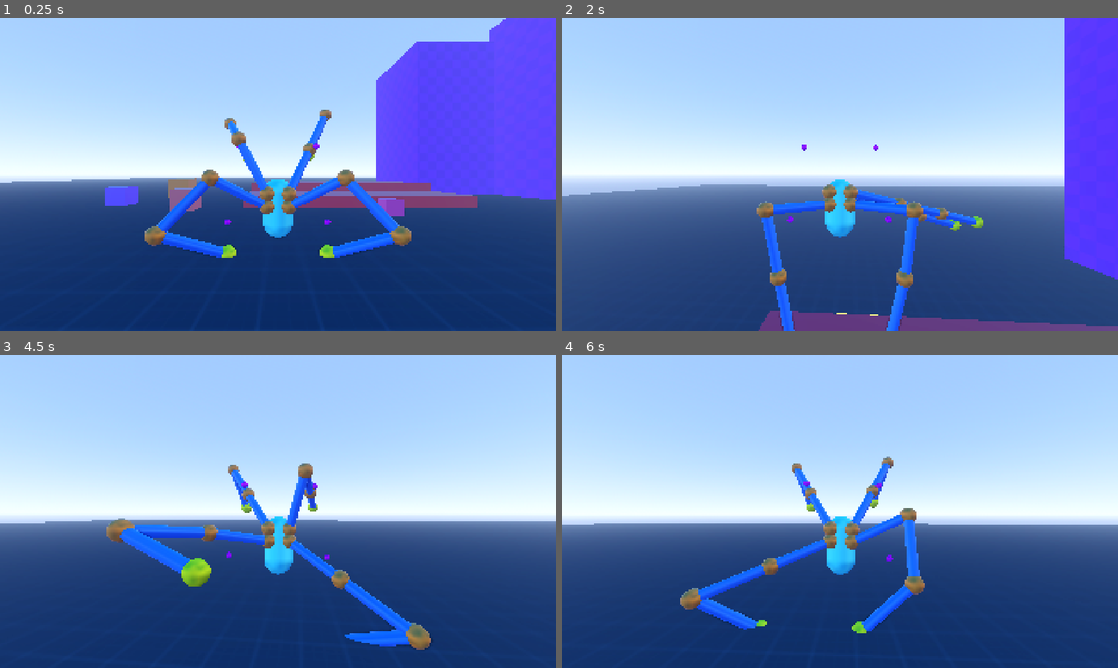
Above: before the commit, frames 1-4 (two rows, left to right).
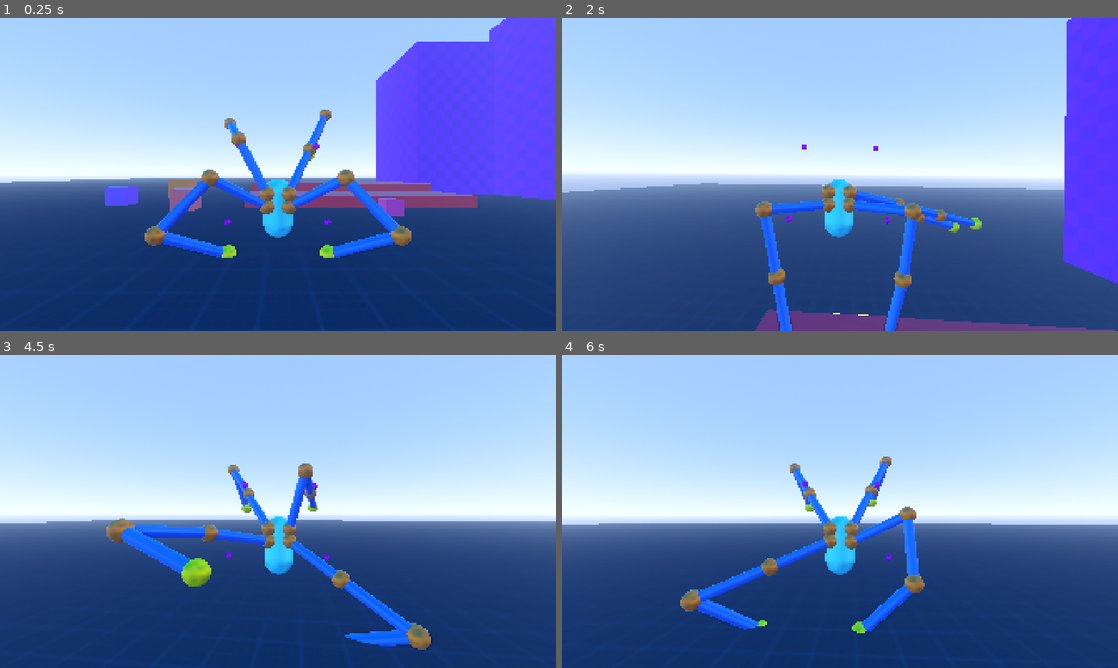
Above: after the commit, the same moments.

Repository: lliamsymonds04/doc-oc
Game: Godot game, scene res://main.tscn
Same seed, same stepped clock (60 frames per second), same inputs: the game is played once before the commit and once after it.
Inputs (mouse positions are in pixels of both pictures, inside the frame that each line leads up to):
- Up to frame 1 (0.25 s): no input
- Up to frame 2 (2 s): move the mouse to (867, 174) at 0.52 s; hold W (forward) from 0.53 s (still down); tap Space (jump) at 0.77, 1.52 s; move the mouse to (812, 174) at 1.27 s
- Up to frame 3 (4.5 s): keep holding W (forward); move the mouse to (289, 505) at 2.02 s; move the mouse to (272, 517) at 2.77 s; tap Space (jump) at 3.02, 3.77 s; move the mouse to (316, 514) at 3.52 s; move the mouse to (233, 508) at 4.27 s
- Up to frame 4 (6 s): tap Space (jump) at 4.52 s; move the mouse to (845, 511) at 5.02 s; move the mouse to (817, 505) at 5.77 s; release W (forward) at 5.78 s; hold D (right) from 5.78 s (still down)

The runs differ from the first frame. In frame 1, less than 0.1% of the frame differs, in the area x 12-78%, y 51-74%; in frame 2, 2.3%, in the area x 0-100%, y 0-100%; in frame 3, 0.1%; in frame 4, 0.9%.

Commit message:
feat: trauma to camera controller

Diff:
--- a/systems/player/camera_controller.gd
+++ b/systems/player/camera_controller.gd
@@ -2,10 +2,32 @@
 class_name CameraController
 
 @export var sensitivity: float = 0.02
+@export var max_trauma_offset: float = 0.05
+@export var max_trauma_roll: float = 1.4
+
+@onready var cam: Camera3D = $CameraShakePivot/Camera3D
+
+var trauma: float = 0.0
 
 func _ready() -> void:
 	Input.mouse_mode = Input.MOUSE_MODE_CAPTURED
 
+func add_trauma(amount: float) -> void:
+	trauma = min(trauma + amount, 1.0)
+
+func _process(dt: float) -> void:
+	if trauma > 0:
+		trauma = max(trauma-dt*2.5, 0.0)
+		var shake = trauma * trauma
+		cam.position = Vector3(
+			randf_range(-1,1) * max_trauma_offset * shake,
+			randf_range(-1,1) * max_trauma_offset * shake,
+			0
+		)
+		cam.rotation_degrees.z = randf_range(-1,1) * max_trauma_roll * shake
+	else:
+		cam.position = Vector3.ZERO
+		cam.rotation_degrees.z = 0
 
 # Called every frame. 'delta' is the elapsed time since the previous frame.
 func _input(event: InputEvent) -> void:
--- a/systems/player/player.tscn
+++ b/systems/player/player.tscn
@@ -42,7 +42,9 @@
 script = ExtResource("1_2anqx")
 sensitivity = 0.04
 
-[node name="Camera3D" type="Camera3D" parent="CameraController" unique_id=1441241849]
+[node name="CameraShakePivot" type="Node3D" parent="CameraController"]
+
+[node name="Camera3D" type="Camera3D" parent="CameraController/CameraShakePivot" unique_id=1441241849]
 
 [node name="TiltPivot" type="Node3D" parent="." unique_id=566898379]
 
--- a/systems/player/player_controller.gd
+++ b/systems/player/player_controller.gd
@@ -7,7 +7,6 @@
 @export var arm_mounts: Array[ArmMount] = []
 @export var leg_mounts: Array[ArmMount] = []
 @export var raycast_config: ArmRaycastConfig
-@export var step_vfx: PackedScene
 
 @export_category("Hover")
 @export var hover_speed = 3.0
@@ -39,6 +38,10 @@
 @export var max_jump_hold_time = 0.6
 @export var min_jump_charge = 0.5
 
+@export_category("visuals")
+@export var step_vfx: PackedScene
+@export var step_trauma: float = 0.3
+
 @onready var arms: Array[BasicArm] = []
 @onready var tilt_pivot: Node3D = $TiltPivot
 @onready var Bean: Node3D = $TiltPivot/Bean
@@ -59,6 +62,10 @@
 		mount.raycast_config = raycast_config
 		var arm = mount.init(step_vfx)
 		arms.append(arm)
+
+		mount.arm.step_landed.connect(func(_pos, _normal):
+			camera_controller.add_trauma(0.3)
+		)
 
 	mount_prober = MountProber.new()
 	mount_prober.init(self)
--- a/systems/player/states/air_state.gd
+++ b/systems/player/states/air_state.gd
@@ -9,6 +9,7 @@
 const TILT_FORWARD_LIMIT: float = deg_to_rad(30.0)
 const TILT_BACKWARD_LIMIT: float = deg_to_rad(30.0)
 const TILT_SIDEWAYS_LIMIT: float = deg_to_rad(20.0)
+const LANDING_TRAUMA: float = 0.8
 
 func enter() -> void:
 	var p := player
@@ -97,8 +98,6 @@
 	for mount in p.all_mounts():
 		mount.arm.target = mount.compute_idle_target() + hand_velocity_offset
 
-
-
 func _check_grounded() -> bool:
 	var p := player
 
@@ -117,6 +116,7 @@
 			mount.set_target(mount.compute_idle_target())
 
 		p.set_state(p.StateID.GROUNDED)
+		p.camera_controller.add_trauma(LANDING_TRAUMA)
 		return true
 
 	return false
--- a/systems/player/states/grounded_state.gd
+++ b/systems/player/states/grounded_state.gd
@@ -3,7 +3,7 @@
 
 const GROUNDED_DEBOUNCE_TIME := 1.2
 const WALK_TILT_X := deg_to_rad(10)
-const WALK_TILT_Z := deg_to_rad(10)
+const WALK_TILT_Z := deg_to_rad(5)
 const TILT_SPEED := 1.0
 const ALIGN_ANGLE := deg_to_rad(1.0)
 const DISALIGN_ANGLE := deg_to_rad(2.0)
